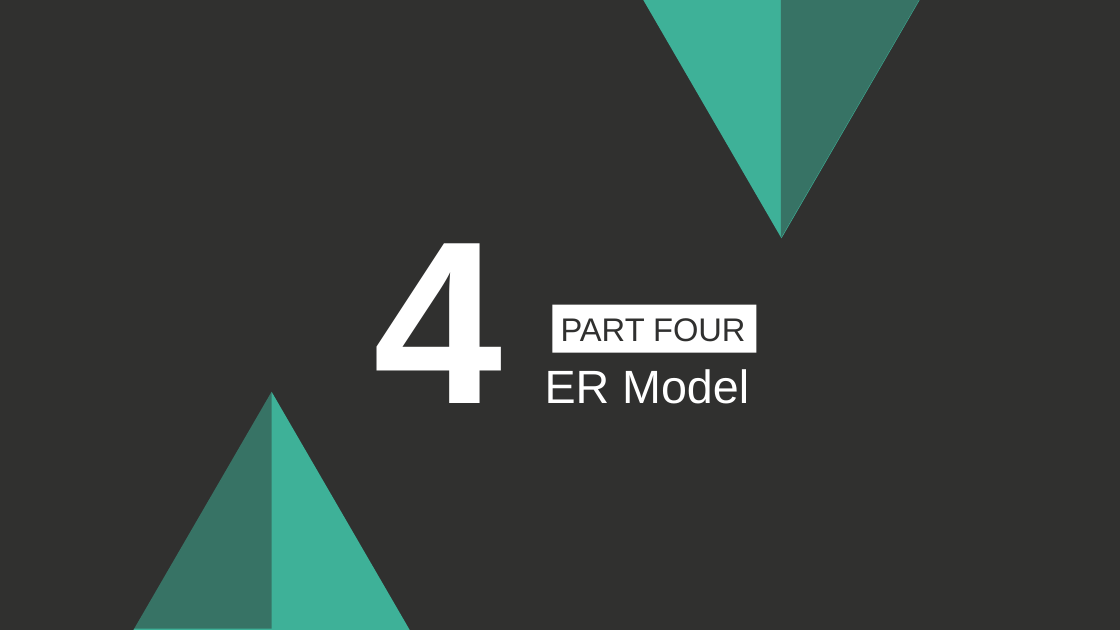
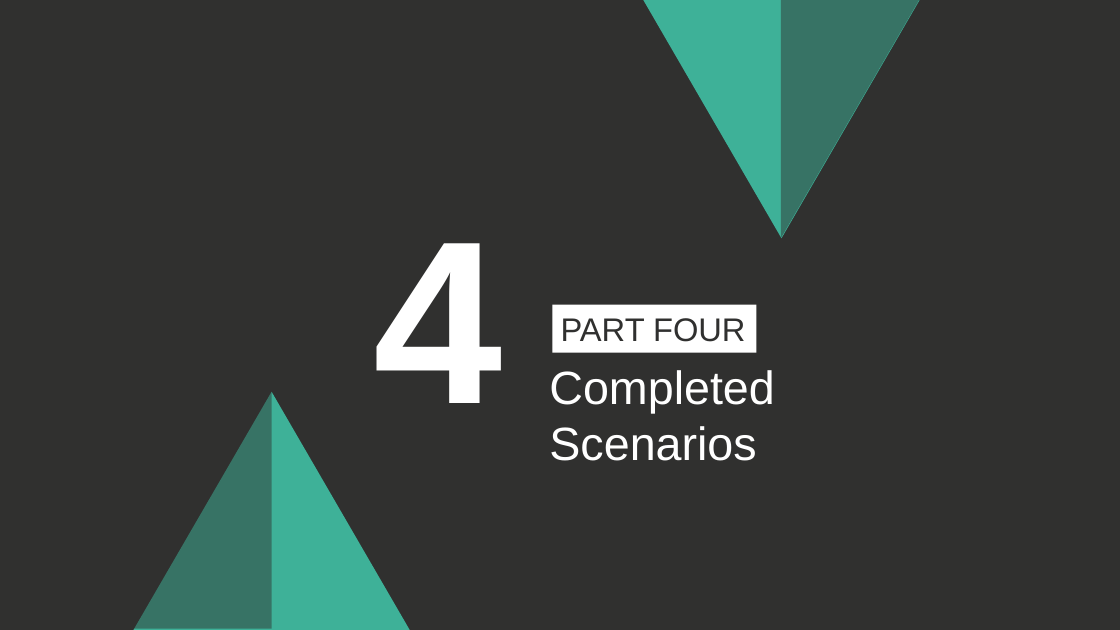
Before and after one commit to 13urgerKing/109-1DBMS, a slide deck: slide 14 of 109-1資料庫系統報告.pptx (slide 9 before the commit). Drawn at 1120x630 pixels with LibreOffice and Linux fonts; fonts in the diff are those of the drawing. Boxes give left, top, right and bottom in pixels: in the first picture for what was removed or moved away, otherwise in the second. Text is boxed around its words. In the diff, an @@ line names an element or a change of style, - is before the commit and + after.

```diff
--- a/109-1資料庫系統報告.pptx
+++ b/109-1資料庫系統報告.pptx
@@ text removed at box(545, 369, 749, 404) @@
-ER Model
@@ text added at box(549, 370, 774, 461), 40 pt, text #FFFFFF @@
+Completed
+Scenarios
```
Also in this commit, not shown: 9 other slides changed, 9 slides added, 2 slides removed.
